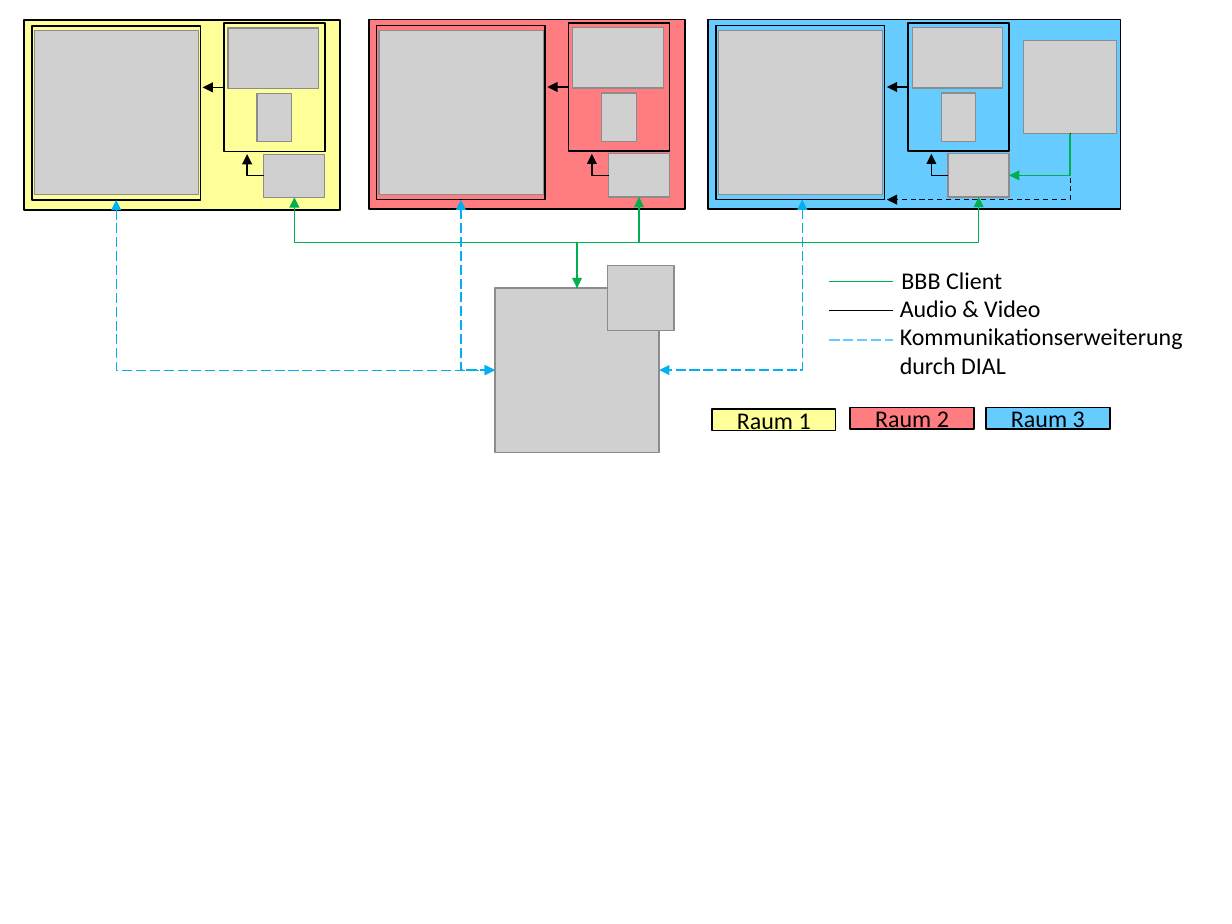
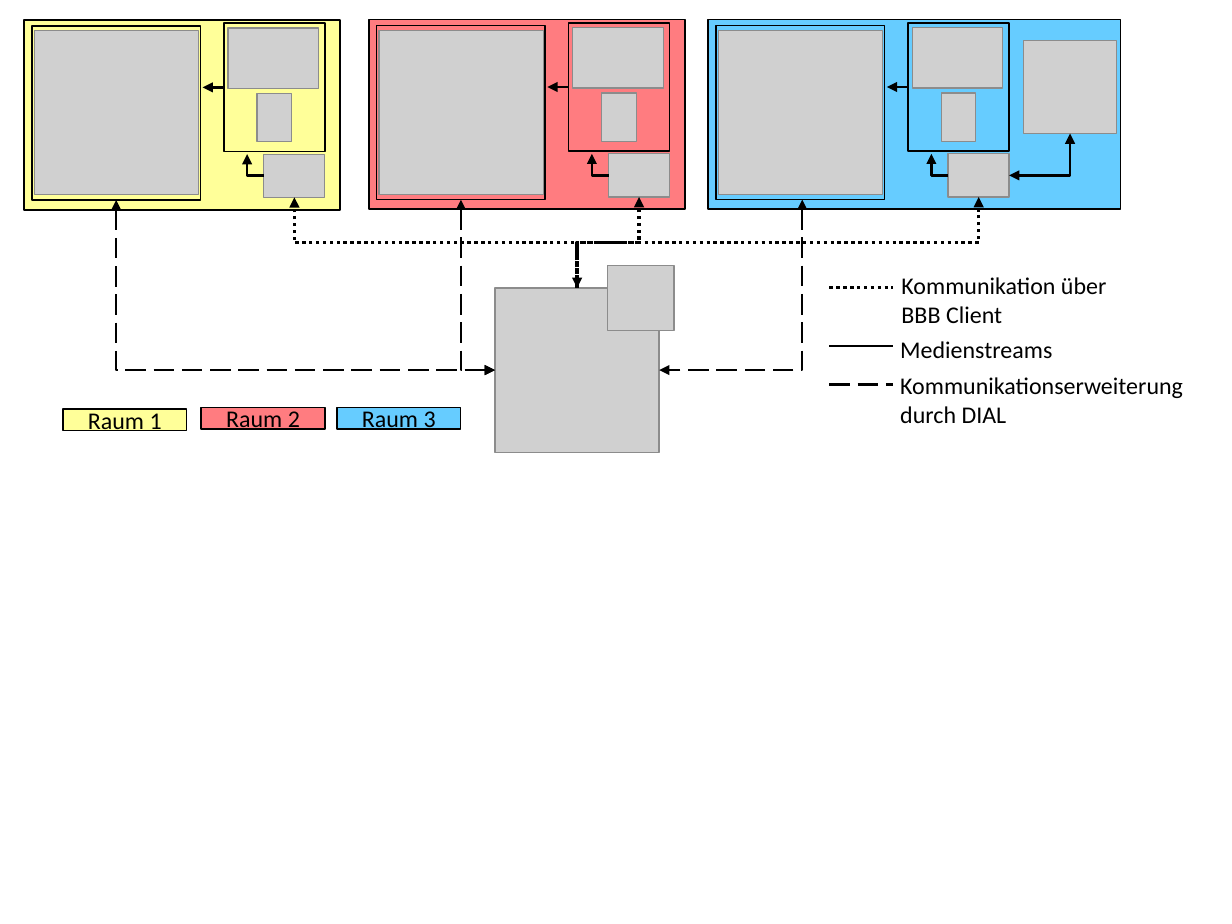
Before and after one commit to andreas-thor/papers, a slide deck: slide 6 of Grafiken/Loesungskonzepte.pptx. Drawn at 1232x924 pixels with LibreOffice and Linux fonts; fonts in the diff are those of the drawing; grey boxes stand for pictures; background and template pictures are left out. Boxes give left, top, right and bottom in pixels: in the first picture for what was removed or moved away, otherwise in the second. Text is boxed around its words. In the diff, an @@ line names an element or a change of style, - is before the commit and + after.

```diff
--- a/Grafiken/Loesungskonzepte.pptx
+++ b/Grafiken/Loesungskonzepte.pptx
@@ elbow arrow removed from (1071, 133) to (887, 200) @@
@@ elbow arrow (1071, 133) - (1009, 175): elbow arrow to elbow double arrow; stroke #00B050 0.75 pt to #000000 1.5 pt @@
@@ elbow double arrow (116, 200) - (495, 370): stroke #00B0F0 0.75 pt dashed to #000000 1.5 pt dashed @@
@@ elbow arrow (577, 288) - (294, 197): stroke #00B050 0.75 pt to #000000 2 pt dashed @@
@@ elbow double arrow (461, 200) - (495, 370): stroke #00B0F0 0.75 pt dashed to #000000 1.5 pt dashed @@
@@ elbow arrow (577, 288) - (639, 197): stroke #00B050 0.75 pt to #000000 2 pt dashed @@
@@ elbow double arrow (577, 288) - (978, 197): stroke #00B050 0.75 pt to #000000 2 pt dashed @@
@@ elbow double arrow (802, 200) - (659, 370): stroke #00B0F0 0.75 pt dashed to #000000 1.5 pt dashed @@
@@ line moved from (829, 282) - (893, 282) to (829, 288) - (893, 288) @@
@@ line (829, 288) - (893, 288): stroke #00B050 0.75 pt to #000000 2 pt dashed @@
@@ text at bbox=[901, 277, 1106, 323]: text changed @@
-BBB Client
+Kommunikation über
+BBB Client
@@ line moved from (829, 310) - (893, 310) to (829, 346) - (893, 346) @@
@@ line (829, 346) - (893, 346): stroke #000000 0.75 pt to #000000 1.5 pt @@
@@ text at bbox=[900, 341, 1052, 358]: text changed @@
-Audio & Video
+Medienstreams
@@ line moved from (829, 340) - (893, 340) to (829, 384) - (893, 384) @@
@@ line (829, 384) - (893, 384): stroke #66CCFF 0.75 pt dashed to #000000 1.5 pt dashed @@
@@ text "Kommunikationserweiterung durch DIAL": place and size @@
-text "Kommunikationserweiterung durch DIAL" at bbox=[900, 328, 1183, 374]
+text "Kommunikationserweiterung durch DIAL" at bbox=[900, 377, 1183, 423]
@@ 3 rectangles: place and size @@
-3 rectangles at bbox=[712, 408, 1109, 431]
+3 rectangles at bbox=[63, 408, 461, 431]
```
Also in this commit, not shown: 1 other slide changed, 2 other files.
